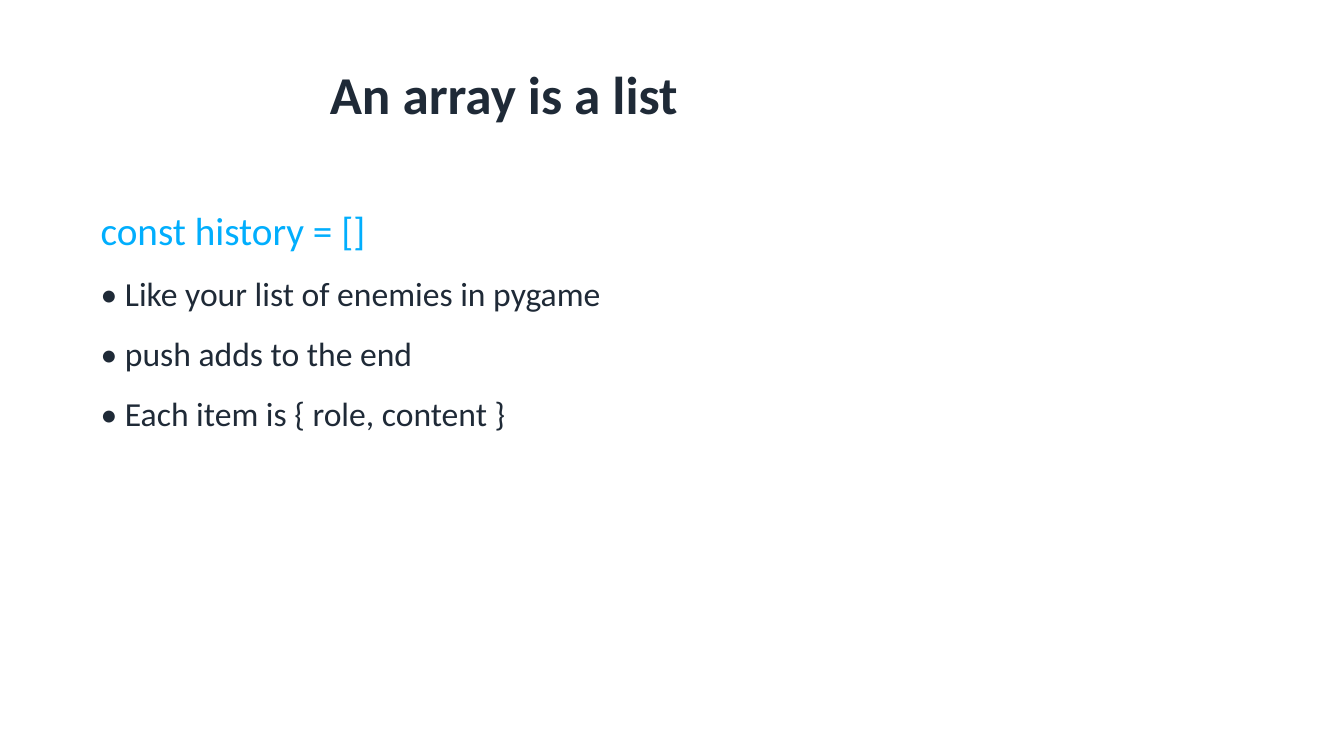
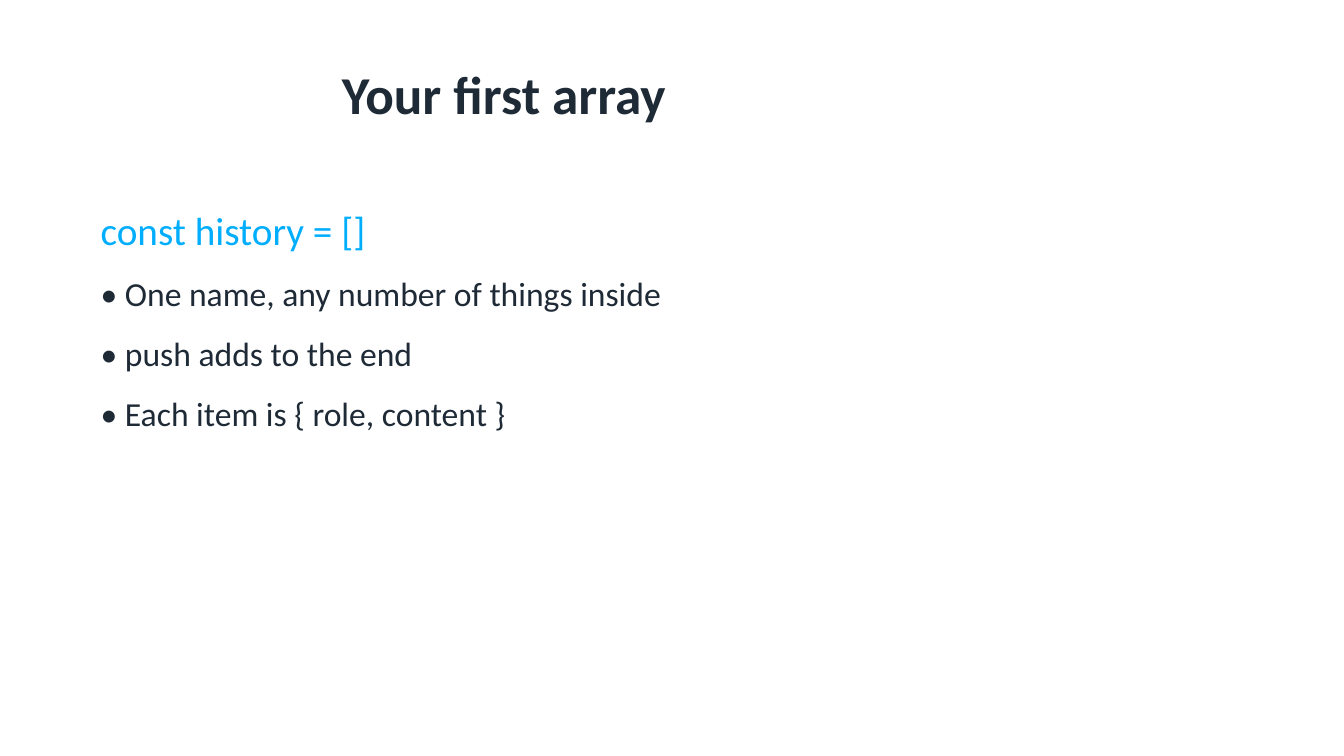
Before and after one commit to utgapps/utgapps.github.io, a slide deck: slide 5 of ai101/slides/week-07.pptx (slide 4 before the commit). Drawn at 1344x756 pixels with LibreOffice and Linux fonts; fonts in the diff are those of the drawing. Boxes give left, top, right and bottom in pixels: in the first picture for what was removed or moved away, otherwise in the second. Text is boxed around its words. In the diff, an @@ line names an element or a change of style, - is before the commit and + after.

```diff
--- a/ai101/slides/week-07.pptx
+++ b/ai101/slides/week-07.pptx
@@ title at (x1=342, y1=76, x2=665, y2=123): text changed @@
-An array is a list
+Your first array
@@ text at (x1=125, y1=282, x2=661, y2=312): text changed @@
-• Like your list of enemies in pygame
+• One name, any number of things inside
```
Also in this commit, not shown: 1 slide added, 34 other files.
